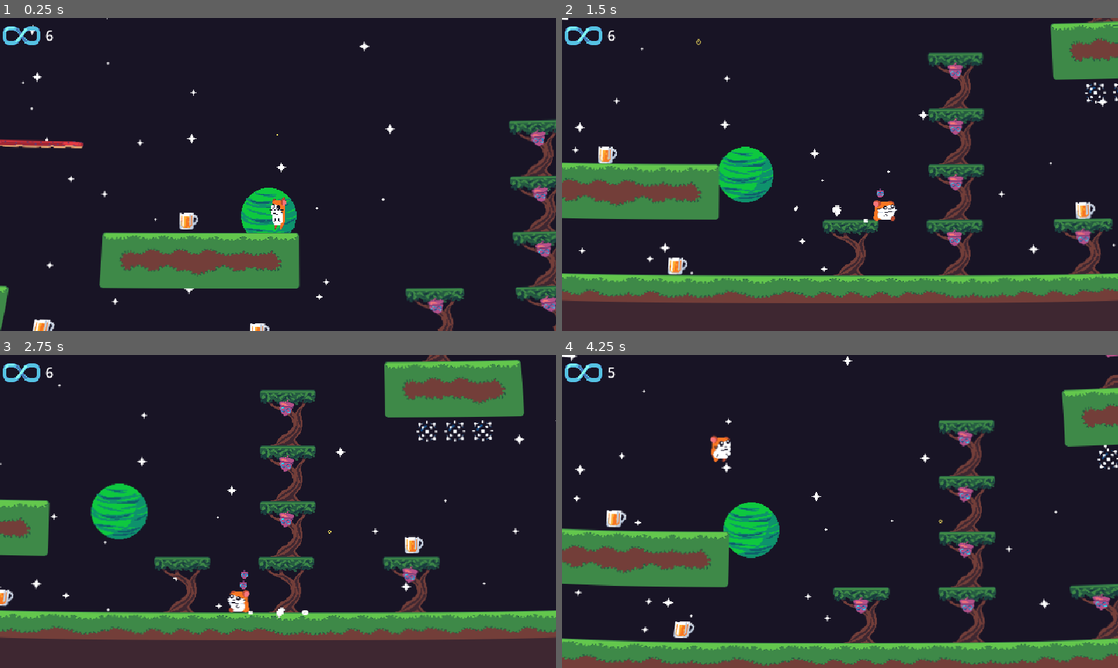
Above: before the commit, frames 1-4 (two rows, left to right).
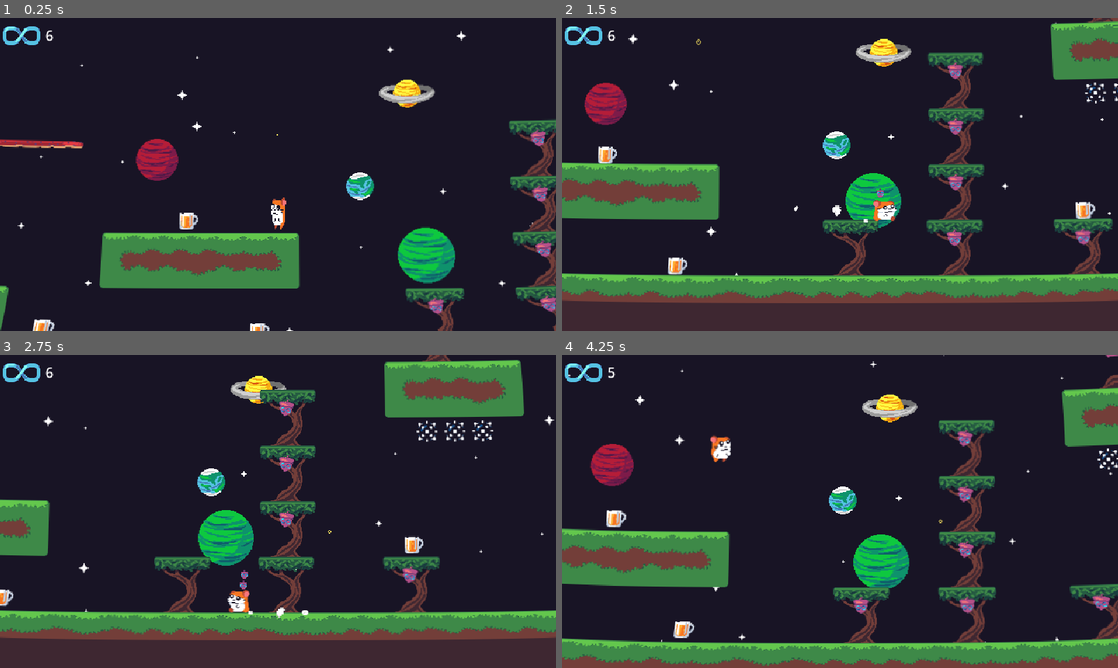
Above: after the commit, the same moments.

Repository: Codex112008/GMTK-2025-Game-Jam
Game: Godot game, scene res://Scenes/Game.tscn
Same seed, same stepped clock (60 frames per second), same inputs: the game is played once before the commit and once after it.
Inputs:
- Up to frame 1 (0.25 s): no input
- Up to frame 2 (1.5 s): hold D (right) from 0.53 s (still down); tap Space (jump) at 0.77 s
- Up to frame 3 (2.75 s): tap Space (jump) at 1.52 s; release D (right) at 2.03 s; hold A (left) from 2.03 s (still down)
- Up to frame 4 (4.25 s): release A (left) at 2.78 s; hold D (right) from 2.78 s (still down); tap Space (jump) at 3.02, 3.77 s

The runs differ from the first frame. In frame 1, 4.6% of the frame differs, in the area x 3-99%, y 0-100%; in frame 2, 4.5%; in frame 3, 4.0%; in frame 4, 4.9%, in the area x 0-99%, y 0-92%.

Commit message:
Fixed parralax

Diff:
--- a/Scenes/Game.tscn
+++ b/Scenes/Game.tscn
@@ -154,14 +154,13 @@
 instantiated_nodes = NodePath("../../InstantiatedNodes")
 player = NodePath("../../Player")
 
-[node name="ParallaxBackground" type="CanvasLayer" parent="." node_paths=PackedStringArray("frontmost", "midground", "backmost")]
+[node name="ParallaxBackground" type="CanvasLayer" parent="." node_paths=PackedStringArray("frontmost", "midground")]
 layer = -1
 script = ExtResource("10_acvyw")
 star_types = Array[Texture2D]([ExtResource("11_8r6kd"), ExtResource("12_tfod6"), ExtResource("13_rajel")])
 star_scene = ExtResource("14_vvhu1")
 frontmost = NodePath("Frontmost")
 midground = NodePath("Midground")
-backmost = NodePath("Backmost")
 
 [node name="BGmain" type="Sprite2D" parent="ParallaxBackground"]
 z_index = -2
@@ -171,35 +170,31 @@
 
 [node name="Frontmost" type="Parallax2D" parent="ParallaxBackground"]
 z_index = 1
+scroll_scale = Vector2(0.8, 0.8)
+repeat_size = Vector2(767.91, 0)
+repeat_times = 4
+follow_viewport = false
+
+[node name="Planet1" type="Sprite2D" parent="ParallaxBackground/Frontmost"]
+position = Vector2(213, 50)
+texture = ExtResource("11_dahhg")
+
+[node name="Planets4" type="Sprite2D" parent="ParallaxBackground/Frontmost"]
+position = Vector2(-94, -60)
+texture = ExtResource("13_acvyw")
+
+[node name="Midground" type="Parallax2D" parent="ParallaxBackground"]
 scroll_scale = Vector2(0.6, 0.6)
-repeat_size = Vector2(768.705, 0)
+repeat_size = Vector2(575.86, 0)
+repeat_times = 4
 follow_viewport = false
 
-[node name="Planet1" type="Sprite2D" parent="ParallaxBackground/Frontmost"]
-position = Vector2(102, 60)
-texture = ExtResource("11_dahhg")
-
-[node name="Midground" type="Parallax2D" parent="ParallaxBackground"]
-scroll_scale = Vector2(0.4, 0.4)
-repeat_size = Vector2(1150.79, 0)
-follow_viewport = false
-
 [node name="Planets3" type="Sprite2D" parent="ParallaxBackground/Midground"]
-position = Vector2(184, -288)
+position = Vector2(261, -80)
 texture = ExtResource("12_wxwew")
 
-[node name="Planets4" type="Sprite2D" parent="ParallaxBackground/Midground"]
-position = Vector2(-208, -64)
-texture = ExtResource("13_acvyw")
-
-[node name="Backmost" type="Parallax2D" parent="ParallaxBackground"]
-z_index = -1
-scroll_scale = Vector2(0.2, 0.2)
-repeat_size = Vector2(959.195, 0)
-follow_viewport = false
-
-[node name="Planets1" type="Sprite2D" parent="ParallaxBackground/Backmost"]
-position = Vector2(-480, -384)
+[node name="Planets1" type="Sprite2D" parent="ParallaxBackground/Midground"]
+position = Vector2(207, 26)
 texture = ExtResource("14_alh3a")
 
 [node name="Bouncepad" parent="." instance=ExtResource("20_tfod6")]
--- a/Scripts/GenerateStars.gd
+++ b/Scripts/GenerateStars.gd
@@ -11,27 +11,22 @@
 @export_group("References")
 @export var frontmost : Parallax2D
 @export var midground : Parallax2D
-@export var backmost : Parallax2D
 
 var ran : RandomNumberGenerator = RandomNumberGenerator.new()
 
 func _ready() -> void:
 	for i in range(0, foreground_stars):
-		var new_star = create_star()
+		var new_star = create_star(ran.randi_range(-380, 380))
 		frontmost.add_child(new_star)
 
 	for i in range(0, midground_stars):
-		var new_star = create_star()
+		var new_star = create_star(ran.randi_range(-280, 280))
 		midground.add_child(new_star)
 
-	for i in range(0, background_stars):
-		var new_star = create_star()
-		backmost.add_child(new_star)
 
-
-func create_star() -> Sprite2D:
+func create_star(pos_x : float) -> Sprite2D:
 	var new_star : Sprite2D = star_scene.instantiate()
-	new_star.position = Vector2(ran.randi_range(-440, 1240), ran.randi_range(-360, 360))
+	new_star.position = Vector2(pos_x, ran.randi_range(-360, 360))
 	new_star.texture = star_types.pick_random()
 	new_star.z_index = -1
 
